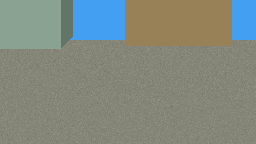
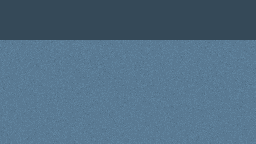
Layers edited between the first and the second 256×144 image:
hid "hosue" over (x1=0, y1=0, x2=232, y2=49)
painted on "Background" over (x1=0, y1=0, x2=256, y2=144)
